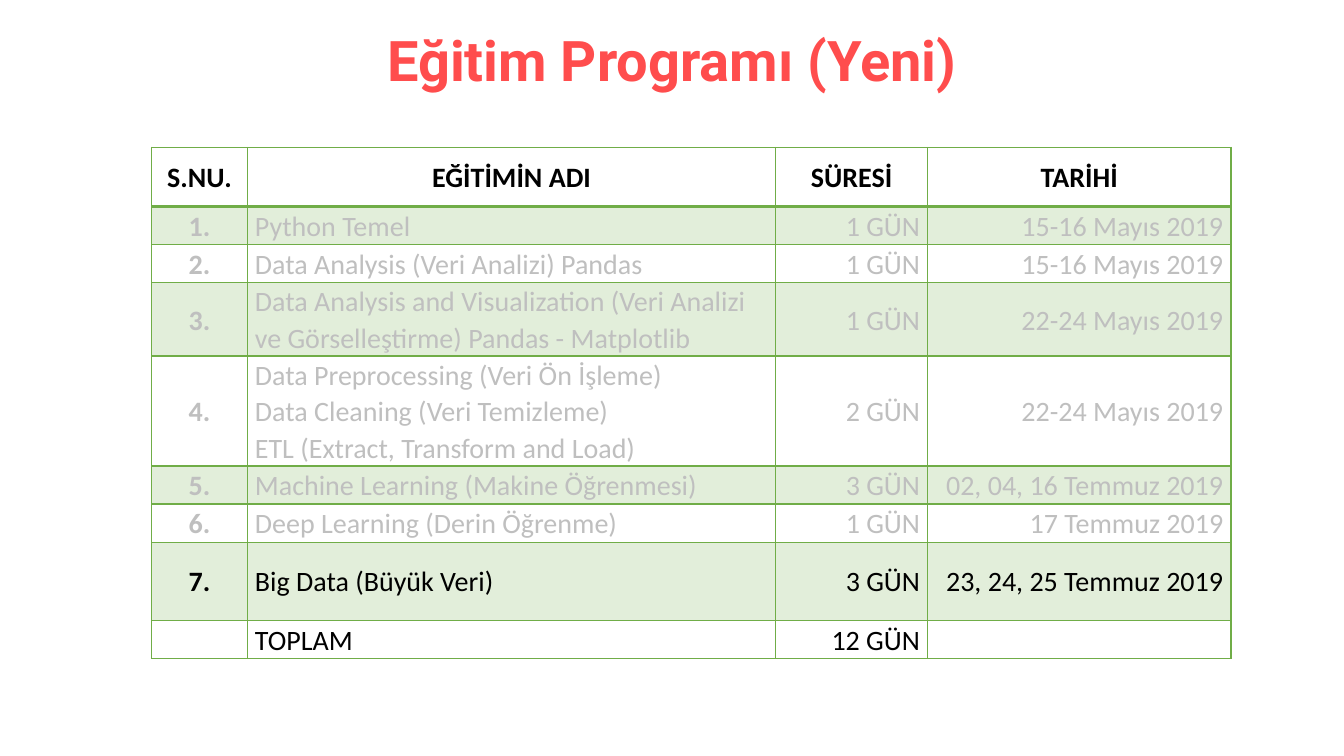
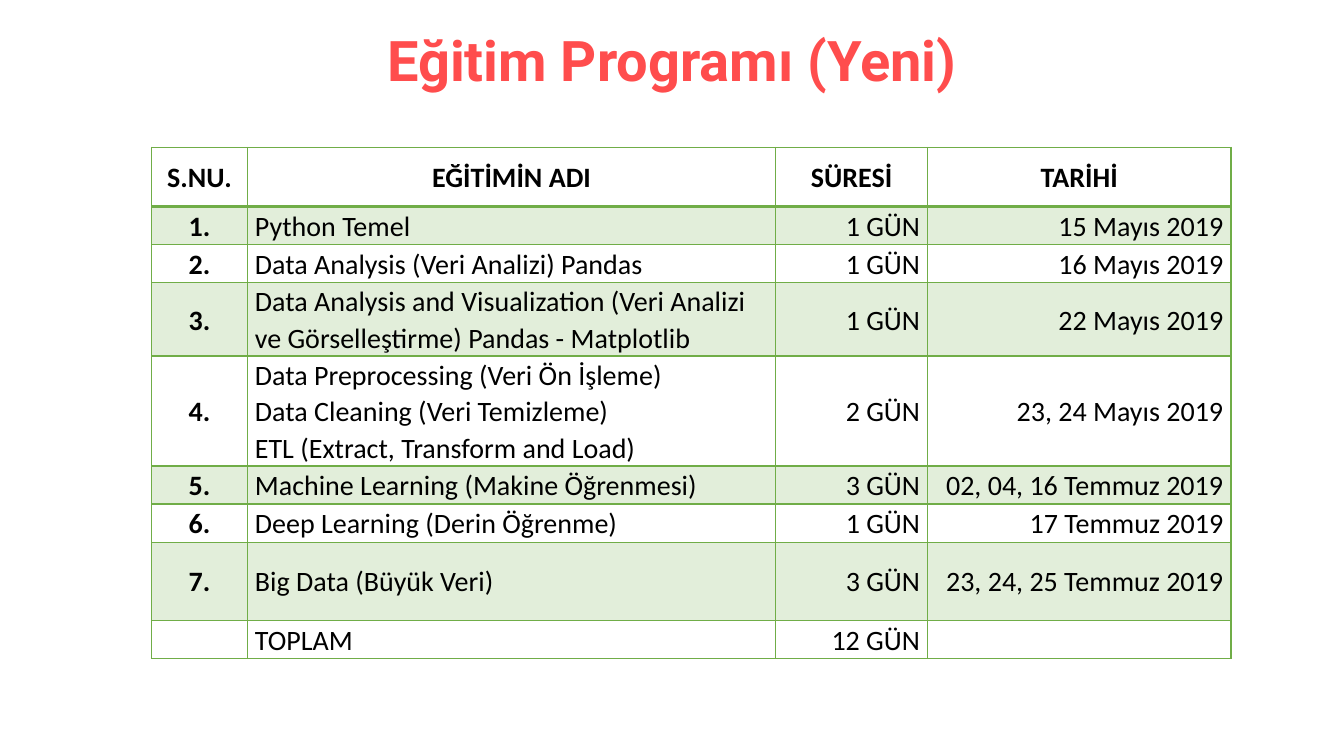
Before and after one commit to erkansirin78/preprocessing-analysis-ml-dl-big-data, a slide deck: slide 6 of acilis_sunumu.pptx. Drawn at 1344x756 pixels with LibreOffice and Linux fonts; fonts in the diff are those of the drawing. Boxes give left, top, right and bottom in pixels: in the first picture for what was removed or moved away, otherwise in the second. Text is boxed around its words. In the diff, an @@ line names an element or a change of style, - is before the commit and + after.

Commit message:
python venv ve tensorflow kurulumları güncellendi

```diff
--- a/acilis_sunumu.pptx
+++ b/acilis_sunumu.pptx
@@ table at box(152, 147, 1232, 655) @@
-row 2, column 4: 15-16 Mayıs 2019
+row 2, column 4: 15 Mayıs 2019
-row 3, column 4: 15-16 Mayıs 2019
+row 3, column 4: 16 Mayıs 2019
-row 4, column 4: 22-24 Mayıs 2019
+row 4, column 4: 22 Mayıs 2019
-row 5, column 4: 22-24 Mayıs 2019
+row 5, column 4: 23, 24 Mayıs 2019
@@ text colour #BFBFBF to #000000 in "1.", "Python Temel", "1 GÜN", "2." and 18 more places @@
```
Also in this commit, not shown: 3 other files.
